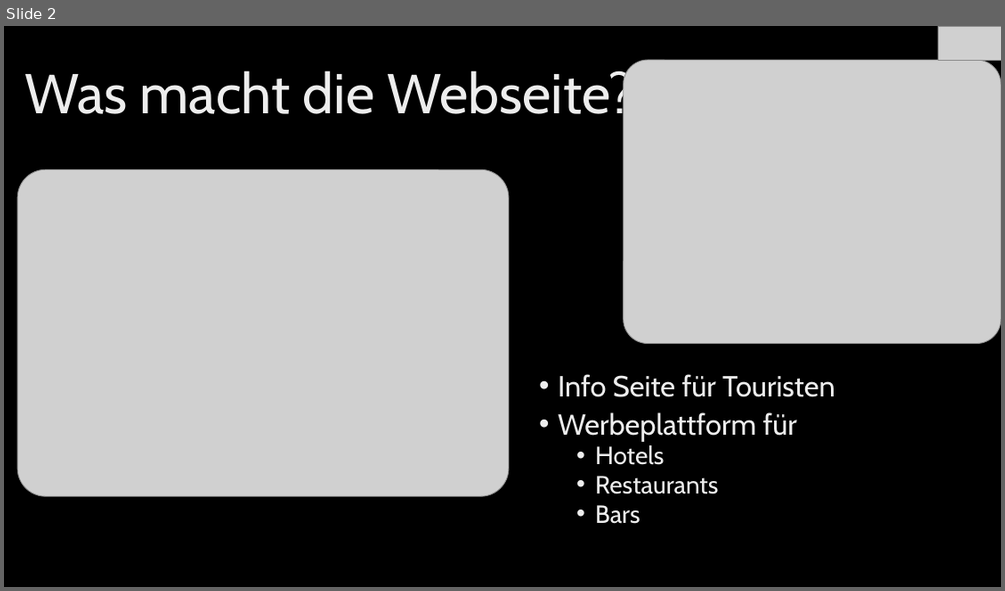
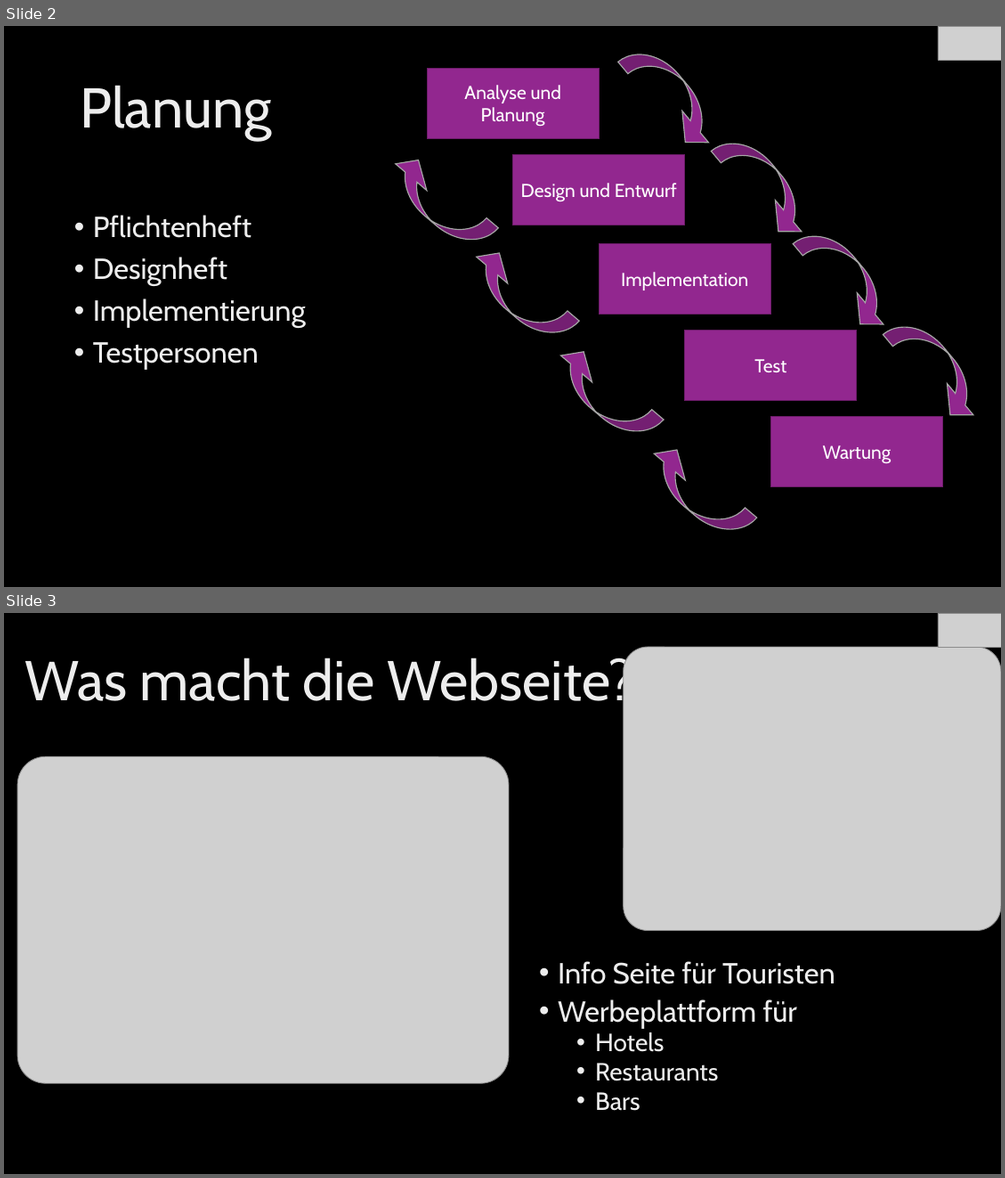
Before and after one commit to mircb/ProjektWebseite, a slide deck: WebProjekt.pptx. Shown one above the other, each under a label of ours: slide 2 before the commit, slides 2 and 3 after it. The pictures are 1005x591 and 1005x1178 pixels, drawn with LibreOffice and Linux fonts; fonts in the diff are those of the drawing; grey boxes stand for pictures; background and template pictures are left out. Boxes give left, top, right and bottom in pixels: in the first picture for what was removed or moved away, otherwise in the second. Text is boxed around its words. In the diff, an @@ line names an element or a change of style, - is before the commit and + after.

```diff
--- a/WebProjekt.pptx
+++ b/WebProjekt.pptx
@@ slide 2 added at (x1=4, y1=26, x2=1001, y2=587), background picture (left out) @@
@@ curved down arrow added at (x1=618, y1=37, x2=728, y2=158), fill #92278F, outline #A6A6A6 1 pt @@
@@ picture added at (x1=938, y1=26, x2=1001, y2=60) @@
@@ rectangle added at (x1=428, y1=68, x2=599, y2=138), fill #92278F, outline #6C1D6A 1 pt, 18 pt, text #FFFFFF @@
+Analyse und Planung
@@ title added at (x1=80, y1=85, x2=272, y2=141), 54 pt, text gradient #DEDEDE to #EDEDED to #FFFFFF @@
+Planung
@@ curved down arrow added at (x1=711, y1=126, x2=821, y2=247), fill #92278F, outline #A6A6A6 1 pt @@
@@ curved down arrow added at (x1=378, y1=147, x2=499, y2=257), fill #92278F, outline #A6A6A6 1 pt @@
@@ rectangle added at (x1=513, y1=155, x2=685, y2=224), fill #92278F, outline #6C1D6A 1 pt, 18 pt, text #FFFFFF @@
+Design und Entwurf
@@ text added at (x1=93, y1=215, x2=306, y2=370), 28 pt, text gradient #DEDEDE to #EDEDED to #FFFFFF @@
+• Pflichtenheft
+• Designheft
+• Implementierung
+• Testpersonen
@@ curved down arrow added at (x1=793, y1=219, x2=903, y2=339), fill #92278F, outline #A6A6A6 1 pt @@
@@ curved down arrow added at (x1=459, y1=240, x2=580, y2=350), fill #92278F, outline #A6A6A6 1 pt @@
@@ rectangle added at (x1=599, y1=244, x2=771, y2=313), fill #92278F, outline #6C1D6A 1 pt, 18 pt, text #FFFFFF @@
+Implementation
@@ curved down arrow added at (x1=883, y1=309, x2=993, y2=430), fill #92278F, outline #A6A6A6 1 pt @@
@@ curved down arrow added at (x1=543, y1=338, x2=664, y2=449), fill #92278F, outline #A6A6A6 1 pt @@
@@ rectangle added at (x1=685, y1=329, x2=858, y2=400), fill #92278F, outline #6C1D6A 1 pt, 18 pt, text #FFFFFF @@
+Test
@@ rectangle added at (x1=771, y1=417, x2=943, y2=487), fill #92278F, outline #6C1D6A 1 pt, 18 pt, text #FFFFFF @@
+Wartung
@@ curved down arrow added at (x1=637, y1=436, x2=758, y2=547), fill #92278F, outline #A6A6A6 1 pt @@
@@ what was slide 2 is now slide 3 @@
```
Also in this commit, not shown: 3 slides changed, 1 other slide added.
